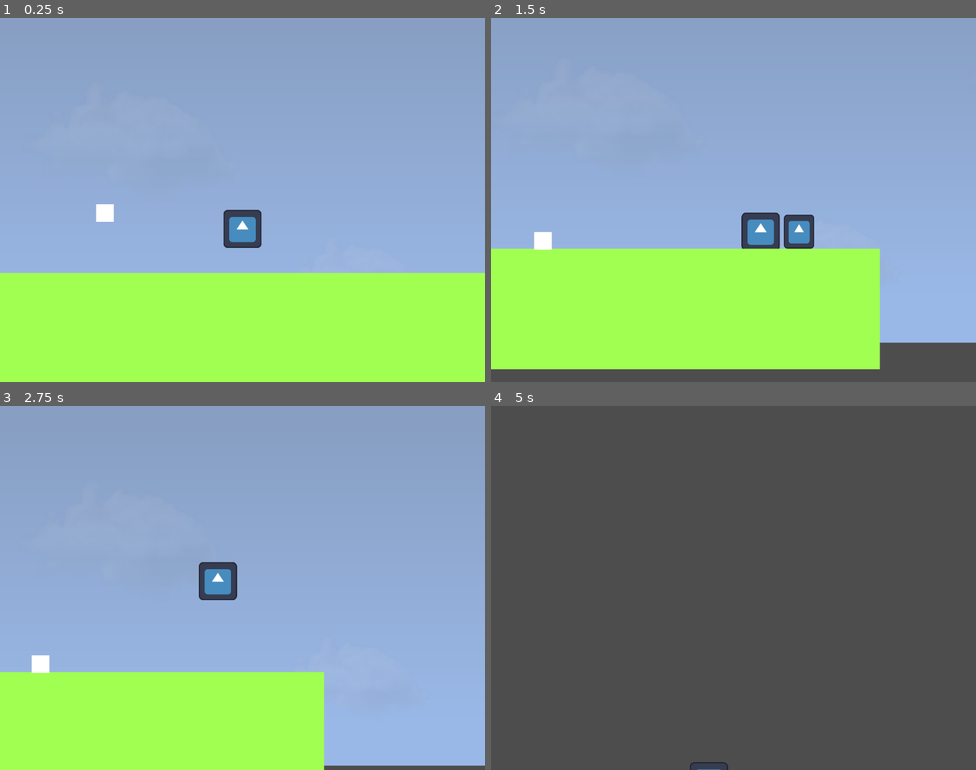
Above: before the commit, frames 1-4 (two rows, left to right).
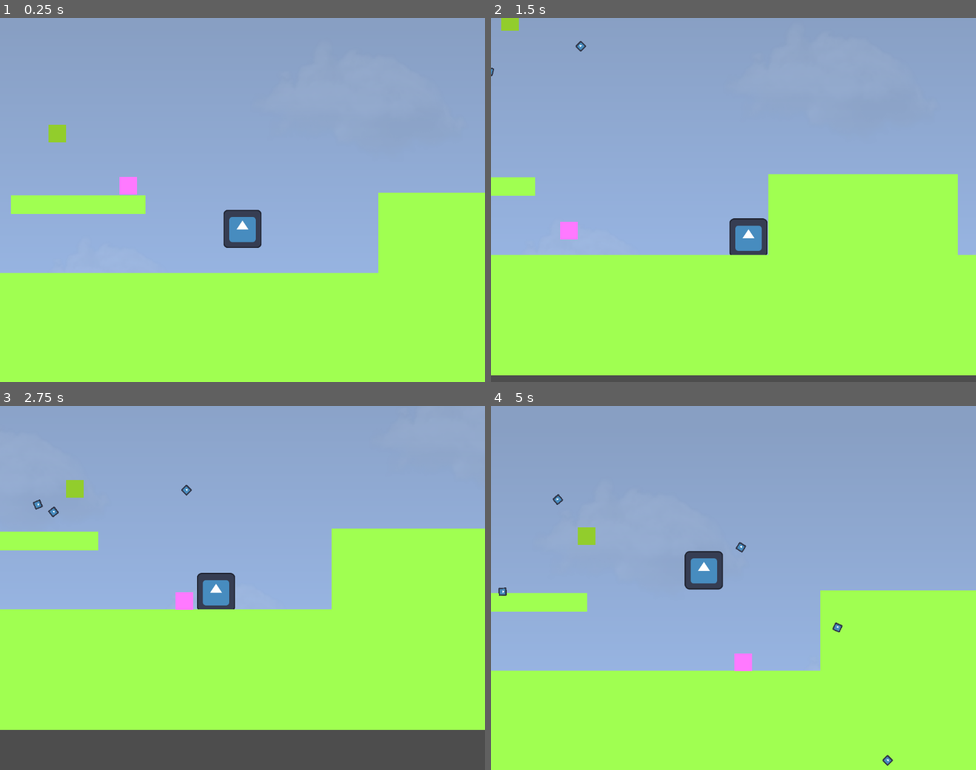
Above: after the commit, the same moments.

Repository: ManikomTMNT/DaysToGetEven
Game: Godot game, scene res://scene/main.tscn
The game is run twice, just before and just after one commit, with the same random seed, the same clock (stepped at 60 frames per second) and the same inputs. The engine's default icon, where the game draws it, is replaced by a stand-in: a white triangle on a blue panel in a dark square.
Inputs:
- Up to frame 1 (0.25 s): no input
- Up to frame 2 (1.5 s): hold D (right) from 0.53 s (still down); tap K (atk, bound only after the commit) at 0.6 s; tap W (jump, bound only before the commit) at 0.77, 1.07 s; tap J (atk, bound only before the commit) at 0.8, 1.35 s
- Up to frame 3 (2.75 s): tap W (jump, bound only before the commit) at 1.52, 1.82, 2.3 s; tap L (dash, bound only after the commit) at 1.55, 2.1 s; release D (right) at 2.03 s; hold A (left) from 2.03 s (still down)
- Up to frame 4 (5 s): release A (left) at 2.78 s; hold D (right) 2.78-4.28 s; tap W (jump, bound only before the commit) at 2.85, 3.02, 3.32, 3.77, 4.07, 4.52, 4.82 s; tap K (atk, bound only after the commit) at 3.05, 3.6 s; tap J (atk, bound only before the commit) at 3.8, 4.35 s; hold A (left) from 4.28 s (still down); tap L (dash, bound only after the commit) at 4.55 s

The runs differ from the first frame. In frame 1, 6.7% of the frame differs, in the area x 2-100%, y 29-71%; in frame 2, 19%; in frame 3, 43%; in frame 4, 100%, in the area x 0-100%, y 0-100%.

Commit message:
hp

Diff:
--- a/project.godot
+++ b/project.godot
@@ -12,7 +12,7 @@
 
 config/name="AwesomeGame"
 run/main_scene="uid://cq73yeuchj7wj"
-config/features=PackedStringArray("4.6", "Forward Plus")
+config/features=PackedStringArray("4.7", "Forward Plus")
 config/icon="res://icon.svg"
 
 [display]
@@ -29,7 +29,7 @@
 
 jump={
 "deadzone": 0.2,
-"events": [Object(InputEventKey,"resource_local_to_scene":fa …(140 unchanged characters)… d":false,"keycode":0,"physical_keycode":87,"key_label":0,"unicode":119,"location":0,"echo":false,"script":null)
+"events": [Object(InputEventKey,"resource_local_to_scene":fa …(140 unchanged characters)… d":false,"keycode":0,"physical_keycode":74,"key_label":0,"unicode":106,"location":0,"echo":false,"script":null)
 ]
 }
 left={
@@ -44,27 +44,22 @@
 }
 atk={
 "deadzone": 0.2,
-"events": [Object(InputEventKey,"resource_local_to_scene":fa …(141 unchanged characters)… ":false,"keycode":0,"physical_keycode":74,"key_label":0,"unicode":106,"location":0,"echo":false,"script":null)
+"events": [Object(InputEventKey,"resource_local_to_scene":fa …(141 unchanged characters)… ":false,"keycode":0,"physical_keycode":75,"key_label":0,"unicode":107,"location":0,"echo":false,"script":null)
 ]
 }
-left2={
-"deadzone": 0.2,
-"events": [Object(InputEventKey,"resource_local_to_scene":false,"resource_name":"","device":-1,"window_id":0,"alt_pressed":false,"shift_pressed":false,"ctrl_pressed":false,"meta_pressed":false,"pressed":false,"keycode":0,"physical_keycode":80,"key_label":0,"unicode":112,"location":0,"echo":false,"script":null)
-]
-}
-right2={
+dash={
 "deadzone": 0.2,
 "events": [Object(InputEventKey,"resource_local_to_scene":false,"resource_name":"","device":-1,"window_id":0,"alt_press …(192 unchanged characters)…
 ]
 }
-jump2={
+up={
 "deadzone": 0.2,
-"events": [Object(InputEventKey,"resource_local_to_scene":fa …(140 unchanged characters)… d":false,"keycode":0,"physical_keycode":73,"key_label":0,"unicode":105,"location":0,"echo":false,"script":null)
+"events": [Object(InputEventKey,"resource_local_to_scene":fa …(140 unchanged characters)… d":false,"keycode":0,"physical_keycode":87,"key_label":0,"unicode":119,"location":0,"echo":false,"script":null)
 ]
 }
-atk2={
+down={
 "deadzone": 0.2,
-"events": [Object(InputEventKey,"resource_local_to_scene":fa …(140 unchanged characters)… d":false,"keycode":0,"physical_keycode":39,"key_label":0,"unicode":39,"location":0,"echo":false,"script":null)
+"events": [Object(InputEventKey,"resource_local_to_scene":fa …(140 unchanged characters)… d":false,"keycode":0,"physical_keycode":83,"key_label":0,"unicode":115,"location":0,"echo":false,"script":null)
 ]
 }
 
--- /dev/null
+++ b/scene/EnemyBullet.tscn
@@ -0,0 +1,18 @@
+[gd_scene format=3 uid="uid://37vv1fbt7v3r"]
+
+[ext_resource type="Script" uid="uid://28wihac63wc" path="res://scripts/Bullet.gd" id="1_3gxro"]
+[ext_resource type="Texture2D" uid="uid://d35ceffx4g8le" path="res://icon.svg" id="1_r5o57"]
+
+[sub_resource type="RectangleShape2D" id="RectangleShape2D_qdfsg"]
+size = Vector2(4, 4)
+
+[node name="EnemyBullet" type="Area2D" unique_id=201678228]
+script = ExtResource("1_3gxro")
+
+[node name="CollisionShape2D" type="CollisionShape2D" parent="." unique_id=300474611]
+scale = Vector2(5.0459733, 5.0459733)
+shape = SubResource("RectangleShape2D_qdfsg")
+
+[node name="Icon" type="Sprite2D" parent="." unique_id=1923291146]
+scale = Vector2(0.14336218, 0.14336218)
+texture = ExtResource("1_r5o57")
--- /dev/null
+++ b/scene/Fire Enemy.tscn
@@ -0,0 +1,25 @@
+[gd_scene format=3 uid="uid://upsvndihhqsd"]
+
+[ext_resource type="Script" uid="uid://y3cq2llwa1lr" path="res://scripts/FireEnemy.gd" id="1_4bmqe"]
+
+[sub_resource type="RectangleShape2D" id="RectangleShape2D_x2ouf"]
+size = Vector2(43.5, 45.5)
+
+[node name="Fire Enemy" type="CharacterBody2D" unique_id=1787358943 groups=["Enemy"]]
+script = ExtResource("1_4bmqe")
+
+[node name="CollisionShape2D" type="CollisionShape2D" parent="." unique_id=601886129]
+shape = SubResource("RectangleShape2D_x2ouf")
+
+[node name="ColorRect" type="ColorRect" parent="." unique_id=1762632485]
+offset_left = -20.0
+offset_top = -20.0
+offset_right = 20.0
+offset_bottom = 20.0
+color = Color(0.5729091, 0.8018054, 0.17116767, 1)
+
+[node name="ShootTimer" type="Timer" parent="." unique_id=1335450118]
+wait_time = 0.5
+autostart = true
+
+[connection signal="timeout" from="ShootTimer" to="." method="_on_shoot_timer_timeout"]
--- a/scene/Punchenem.tscn
+++ b/scene/Punchenem.tscn
@@ -1,7 +1,7 @@
 [gd_scene format=3 uid="uid://8v0ijq2346iv"]
 
-[ext_resource type="Script" uid="uid://j4b0s3b6dyi4" path="res://scripts/iamhit.gd" id="1_65w2a"]
-[ext_resource type="Script" uid="uid://26uhv8cvnawu" path="res://scripts/attackmeele.gd" id="2_kmx34"]
+[ext_resource type="Script" uid="uid://j4b0s3b6dyi4" path="res://scripts/Enemy.gd" id="1_65w2a"]
+[ext_resource type="Script" uid="uid://26uhv8cvnawu" path="res://scripts/EnemyAtkHit.gd" id="2_kmx34"]
 
 [sub_resource type="RectangleShape2D" id="RectangleShape2D_x2ouf"]
 size = Vector2(41, 45)
--- /dev/null
+++ b/scene/Shock Enemy.tscn
@@ -0,0 +1,45 @@
+[gd_scene format=3 uid="uid://d2vn6ji64nbwe"]
+
+[ext_resource type="Script" uid="uid://c7x7x8xm5vbk0" path="res://scripts/ShockEnemy.gd" id="1_y4vu4"]
+[ext_resource type="Texture2D" uid="uid://d35ceffx4g8le" path="res://icon.svg" id="2_jevan"]
+[ext_resource type="Script" uid="uid://26uhv8cvnawu" path="res://scripts/EnemyAtkHit.gd" id="2_y4vu4"]
+
+[sub_resource type="RectangleShape2D" id="RectangleShape2D_x2ouf"]
+size = Vector2(43.5, 45.5)
+
+[node name="Shock Enemy" type="CharacterBody2D" unique_id=1787358943 groups=["Enemy"]]
+script = ExtResource("1_y4vu4")
+
+[node name="CollisionShape2D" type="CollisionShape2D" parent="." unique_id=601886129]
+shape = SubResource("RectangleShape2D_x2ouf")
+
+[node name="ColorRect" type="ColorRect" parent="." unique_id=1762632485]
+offset_left = -20.0
+offset_top = -20.0
+offset_right = 20.0
+offset_bottom = 20.0
+color = Color(1, 0.4745098, 1, 1)
+
+[node name="AtkArea" type="Area2D" parent="." unique_id=988670838]
+position = Vector2(3.8146973e-06, -1.1920929e-07)
+scale = Vector2(3.998626, 3.636487)
+script = ExtResource("2_y4vu4")
+atkrate = 17
+
+[node name="F" type="CollisionShape2D" parent="AtkArea" unique_id=395228510]
+shape = SubResource("RectangleShape2D_x2ouf")
+
+[node name="ShockTimer" type="Timer" parent="." unique_id=823260845]
+wait_time = 2.0
+autostart = true
+
+[node name="ShockVisTimer" type="Timer" parent="." unique_id=1057038149]
+wait_time = 0.5
+
+[node name="ShockSprite" type="Sprite2D" parent="." unique_id=558504162]
+position = Vector2(2.2737368e-13, -1.9999998)
+scale = Vector2(1.3424084, 1.2593709)
+texture = ExtResource("2_jevan")
+
+[connection signal="timeout" from="ShockTimer" to="." method="_on_shock_timer_timeout"]
+[connection signal="timeout" from="ShockVisTimer" to="." method="_on_shock_vis_timer_timeout"]
--- /dev/null
+++ b/scene/Sword Enemy.tscn
@@ -0,0 +1,28 @@
+[gd_scene format=3 uid="uid://bi52s623cn10q"]
+
+[ext_resource type="Script" uid="uid://j4b0s3b6dyi4" path="res://scripts/Enemy.gd" id="1_5m5o1"]
+[ext_resource type="Script" uid="uid://26uhv8cvnawu" path="res://scripts/EnemyAtkHit.gd" id="2_beljo"]
+
+[sub_resource type="RectangleShape2D" id="RectangleShape2D_x2ouf"]
+size = Vector2(43.5, 45.5)
+
+[node name="Sworder" type="CharacterBody2D" unique_id=1787358943 groups=["Enemy"]]
+script = ExtResource("1_5m5o1")
+
+[node name="CollisionShape2D" type="CollisionShape2D" parent="." unique_id=601886129]
+shape = SubResource("RectangleShape2D_x2ouf")
+
+[node name="ColorRect" type="ColorRect" parent="." unique_id=1762632485]
+offset_left = -20.0
+offset_top = -20.0
+offset_right = 20.0
+offset_bottom = 20.0
+color = Color(1, 0.4745098, 1, 1)
+
+[node name="AtkArea" type="Area2D" parent="." unique_id=988670838]
+position = Vector2(58, -2)
+script = ExtResource("2_beljo")
+atkrate = 17
+
+[node name="F" type="CollisionShape2D" parent="AtkArea" unique_id=395228510]
+shape = SubResource("RectangleShape2D_x2ouf")
--- a/scene/Swordenem.tscn
+++ /dev/null
@@ -1,46 +0,0 @@
-[gd_scene format=3 uid="uid://bi52s623cn10q"]
-
-[ext_resource type="Script" uid="uid://j4b0s3b6dyi4" path="res://scripts/iamhit.gd" id="1_5m5o1"]
-[ext_resource type="Script" uid="uid://26uhv8cvnawu" path="res://scripts/attackmeele.gd" id="2_beljo"]
-
-[sub_resource type="RectangleShape2D" id="RectangleShape2D_x2ouf"]
-size = Vector2(41, 45)
-
-[node name="Sworder" type="CharacterBody2D" unique_id=1787358943 groups=["Enemy"]]
-script = ExtResource("1_5m5o1")
-isjmp = true
-
-[node name="CollisionShape2D" type="CollisionShape2D" parent="." unique_id=601886129]
-position = Vector2(4.5, 0.5)
-shape = SubResource("RectangleShape2D_x2ouf")
-
-[node name="ColorRect" type="ColorRect" parent="." unique_id=1762632485]
-offset_left = -18.0
-offset_top = -19.0
-offset_right = 22.0
-offset_bottom = 21.0
-color = Color(1, 0.4745098, 1, 1)
-
-[node name="Area2D" type="Area2D" parent="." unique_id=15620208]
-
-[node name="CollisionShape2D2" type="CollisionShape2D" parent="Area2D" unique_id=576573970]
-position = Vector2(4.5, 0.5)
-shape = SubResource("RectangleShape2D_x2ouf")
-
-[node name="Area2D2" type="Area2D" parent="." unique_id=988670838]
-position = Vector2(-2, -2)
-script = ExtResource("2_beljo")
-atkrate = 17
-
-[node name="F" type="CollisionShape2D" parent="Area2D2" unique_id=395228510]
-position = Vector2(55, 1)
-shape = SubResource("RectangleShape2D_x2ouf")
-
-[node name="Area2D3" type="Area2D" parent="." unique_id=1165676366]
-position = Vector2(-100, 0)
-script = ExtResource("2_beljo")
-atkrate = 18
-
-[node name="F2" type="CollisionShape2D" parent="Area2D3" unique_id=162680758]
-position = Vector2(55, 1)
-shape = SubResource("RectangleShape2D_x2ouf")
--- a/scene/main.tscn
+++ b/scene/main.tscn
@@ -2,7 +2,8 @@
 
 [ext_resource type="Texture2D" uid="uid://xkpquiyw7fu8" path="res://sprites/ta.png" id="1_brvut"]
 [ext_resource type="PackedScene" uid="uid://byjybywmvd8xd" path="res://scene/player.tscn" id="1_itxqv"]
-[ext_resource type="PackedScene" uid="uid://8v0ijq2346iv" path="res://scene/Punchenem.tscn" id="2_v0l8b"]
+[ext_resource type="PackedScene" uid="uid://upsvndihhqsd" path="res://scene/Fire Enemy.tscn" id="3_wp4xf"]
+[ext_resource type="PackedScene" uid="uid://d2vn6ji64nbwe" path="res://scene/Shock Enemy.tscn" id="4_brvut"]
 
 [sub_resource type="RectangleShape2D" id="RectangleShape2D_v0l8b"]
 size = Vector2(3645, 278)
@@ -20,7 +21,7 @@
 texture = ExtResource("1_brvut")
 
 [node name="Player" parent="." unique_id=929837633 instance=ExtResource("1_itxqv")]
-position = Vector2(570, 441)
+position = Vector2(-720, 441)
 
 [node name="StaticBody2D" type="StaticBody2D" parent="." unique_id=556491267]
 position = Vector2(537, 783)
@@ -36,5 +37,39 @@
 offset_bottom = 131.0
 color = Color(0.62711686, 0.99999994, 0.31844836, 1)
 
-[node name="Puncher" parent="." unique_id=1787358943 instance=ExtResource("2_v0l8b")]
-position = Vector2(231, 475)
+[node name="StaticBody2D" type="StaticBody2D" parent="StaticBody2D" unique_id=1109849370]
+position = Vector2(-590, -168.99991)
+scale = Vector2(0.11835462, -1.1863481)
+
+[node name="CollisionShape2D" type="CollisionShape2D" parent="StaticBody2D/StaticBody2D" unique_id=1786636527]
+position = Vector2(-1219.5, 1)
+shape = SubResource("RectangleShape2D_v0l8b")
+
+[node name="ColorRect" type="ColorRect" parent="StaticBody2D/StaticBody2D" unique_id=2112089127]
+offset_left = -3030.0
+offset_top = -142.0
+offset_right = 605.0
+offset_bottom = 131.0
+color = Color(0.62711686, 0.99999994, 0.31844836, 1)
+
+[node name="StaticBody2D" type="StaticBody2D" parent="StaticBody2D/StaticBody2D" unique_id=229445098]
+position = Vector2(-7925.334, 107.0513)
+scale = Vector2(0.70781314, -0.12954465)
+
+[node name="CollisionShape2D" type="CollisionShape2D" parent="StaticBody2D/StaticBody2D/StaticBody2D" unique_id=876051429]
+position = Vector2(-1219.5, 1)
+shape = SubResource("RectangleShape2D_v0l8b")
+
+[node name="ColorRect" type="ColorRect" parent="StaticBody2D/StaticBody2D/StaticBody2D" unique_id=135390437]
+offset_left = -3030.0
+offset_top = -142.0
+offset_right = 605.0
+offset_bottom = 131.0
+color = Color(0.62711686, 0.99999994, 0.31844836, 1)
+
+[node name="Fire Enemy" parent="." unique_id=1787358943 instance=ExtResource("3_wp4xf")]
+position = Vector2(-1169, 238)
+motion_mode = 1
+
+[node name="Shock Enemy" parent="." unique_id=1912082123 instance=ExtResource("4_brvut")]
+position = Vector2(-1004, 423)
--- a/scene/player.tscn
+++ b/scene/player.tscn
@@ -41,4 +41,9 @@
 [node name="Camera2D" type="Camera2D" parent="." unique_id=476533839]
 position_smoothing_enabled = true
 
+[node name="DashTimer" type="Timer" parent="." unique_id=203384387]
+wait_time = 0.2
+one_shot = true
+
 [connection signal="timeout" from="AtkCollisionBox/Timer" to="AtkCollisionBox" method="_on_timer_timeout"]
+[connection signal="timeout" from="DashTimer" to="." method="_on_dash_timer_timeout"]
--- /dev/null
+++ b/scripts/Bullet.gd
@@ -0,0 +1,13 @@
+extends Area2D
+
+@export var speed: float = 300.0
+var direction: Vector2 = Vector2.ZERO
+
+func _physics_process(delta: float) -> void:
+	if direction != Vector2.ZERO:
+		position += direction * speed * delta
+
+func _on_body_entered(body: Node2D) -> void:
+	if body.is_in_group("Player"):
+		print("hey")
+	queue_free()
--- /dev/null
+++ b/scripts/Enemy.gd
@@ -0,0 +1,44 @@
+extends CharacterBody2D
+
+
+const SPEED = 300.0
+const JUMP_VELOCITY = -400.0
+const ENEMSPD = 100
+
+var hp = 100;
+var gothit = false;
+@export var isjmp = false;
+
+func ow():
+	gothit = true;
+
+func _physics_process(delta: float) -> void:
+	var dir = 0
+	# Add the gravity.
+	if not is_on_floor():
+		velocity += get_gravity() * delta
+
+	if hp < 1:
+		queue_free()
+
+	var player = get_tree().get_first_node_in_group("Player")
+
+	if player:
+		dir = position.direction_to(player.global_position)
+		velocity.x = dir.x * ENEMSPD
+
+	if velocity.x > 0:
+		$AtkArea.position.x = 58;
+	elif velocity.x < 0:
+		$AtkArea.position.x = -58;
+
+	if gothit:
+		hp -= 10
+		gothit = false
+		velocity.x -= 1000*sign(dir.x)
+
+
+	if isjmp and is_on_floor():
+		velocity.y = -100
+
+	move_and_slide()
--- a/scripts/attackmeele.gd
+++ b/scripts/EnemyAtkHit.gd
@@ -4,6 +4,7 @@
 
 @export var ismele = true
 @export var atkrate = 15
+var can_dmg = true;
 # Called when the node enters the scene tree for the first time.
 func _ready() -> void:
 	pass # Replace with function body.
@@ -11,11 +12,12 @@
 
 # Called every frame. 'delta' is the elapsed time since the previous frame.
 func _process(delta: float) -> void:
-	var over = get_overlapping_bodies()
-	if ismele:
-		dt += 1;
-	if (dt > atkrate):
-		for body in over:
-			if body.is_in_group("Player"):
-				body.ow(sign($"..".velocity.x))
-		dt = 0
+	if can_dmg:
+		var over = get_overlapping_bodies()
+		if ismele:
+			dt += 1;
+		if (dt > atkrate):
+			for body in over:
+				if body.is_in_group("Player"):
+					body.ow(sign($"..".velocity.x))
+			dt = 0
--- /dev/null
+++ b/scripts/FireEnemy.gd
@@ -0,0 +1,47 @@
+extends CharacterBody2D
+
+
+const SPEED = 200;
+
+var hp = 100;
+var gothit = false;
+var direction = Vector2(0, 0);
+var d = 0;
+
+func ow():
+	gothit = true;
+
+func _ready():
+	$ShootTimer.start()
+
+@export var bullet_scene: PackedScene = preload("res://scene/EnemyBullet.tscn");
+@onready var shoot_timer = $ShootTimer;
+
+func _physics_process(delta: float) -> void:
+	velocity = direction * SPEED;
+
+	direction.x = sin(d) * 2;
+	direction.y = cos(d) * 2;
+
+	d += 0.05;
+
+	if hp < 1:
+		queue_free()
+
+	var player = get_tree().get_first_node_in_group("Player")
+
+	if gothit:
+		hp -= 10
+		gothit = false
+
+	move_and_slide()
+
+
+
+func _on_shoot_timer_timeout() -> void:
+	var bullet = bullet_scene.instantiate()
+	bullet.global_position = global_position;
+	bullet.direction = Vector2.RIGHT.rotated(randf() * TAU)
+	bullet.rotation = bullet.direction.angle();
+
+	get_tree().current_scene.add_child(bullet)
--- a/scripts/iamhit.gd
+++ b/scripts/ShockEnemy.gd
@@ -9,12 +9,18 @@
 var gothit = false;
 @export var isjmp = false;
 
+var t = 200;
+
 func ow():
 	gothit = true;
 
+func _ready() -> void:
+	$ShockSprite.visible = false;
+	$AtkArea.can_dmg = false;
+
 func _physics_process(delta: float) -> void:
 	var dir = 0
-	# Add the gravity.
+
 	if not is_on_floor():
 		velocity += get_gravity() * delta
 
@@ -27,6 +33,11 @@
 		dir = position.direction_to(player.global_position)
 		velocity.x = dir.x * ENEMSPD
 
+	if velocity.x > 0:
+		$AtkArea.position.x = 58;
+	elif velocity.x < 0:
+		$AtkArea.position.x = -58;
+
 	if gothit:
 		hp -= 10
 		gothit = false
@@ -37,3 +48,14 @@
 		velocity.y = -100
 
 	move_and_slide()
+
+
+func _on_shock_timer_timeout() -> void:
+	$ShockSprite.visible = true;
+	$AtkArea.can_dmg = true;
+	$ShockVisTimer.start()
+
+
+func _on_shock_vis_timer_timeout() -> void:
+	$ShockSprite.visible = false;
+	$AtkArea.can_dmg = false;
--- a/scripts/player.gd
+++ b/scripts/player.gd
@@ -3,8 +3,9 @@
 @export var left_action = "left";
 @export var right_action = "right";
 @export var up_action = "up";
+@export var down_action = "down";
 @export var jump_action = "jump";
-
+@onready var dash_timer = $DashTimer
 const SPEED = 40.0
 const JUMP_VELOCITY = -1100.0
 const MAXSPD = 300
@@ -19,8 +20,16 @@
 	hp = hp - 30
 	dhit = di
 
+const DASH_SPEED = 900.0
+var dash_direction = Vector2.ZERO
+var is_dashing = false;
+var can_dash = true;
+func _physics_process(delta: float) -> void:
+	if is_dashing:
+		velocity = dash_direction * DASH_SPEED
+		move_and_slide()
+		return
 
-func _physics_process(delta: float) -> void:
 	if hp < 1:
 		queue_free()
 
@@ -32,22 +41,55 @@
 	if Input.is_action_just_pressed(jump_action) and is_on_floor():
 		velocity.y = JUMP_VELOCITY
 
-	# Get the input direction and handle the movement/deceleration.
-	# As good practice, you should replace UI actions with custom gameplay actions.
 	var direction := Input.get_axis(left_action, right_action);
+
 	if direction:
 		velocity.x = clamp(velocity.x, -MAXSPD, MAXSPD)
 		velocity.x += direction*SPEED
 
-		if direction < 0:
-			$AtkCollisionBox.position.x = -87
-		elif direction > 0:
-			$AtkCollisionBox.position.x = 87
 	else:
 		velocity.x = move_toward(velocity.x, 0, SPEED)
+
+	if Input.is_action_pressed(left_action):
+		$AtkCollisionBox.position.x = -87
+	elif Input.is_action_pressed(right_action):
+		$AtkCollisionBox.position.x = 87
+	else:
+		$AtkCollisionBox.position.x = 0
+
+	if Input.is_action_pressed(up_action):
+		$AtkCollisionBox.position.y = -87;
+	else:
+		$AtkCollisionBox.position.y = 0;
+
+	if Input.is_action_just_pressed("dash") and can_dash:
+		is_dashing = true
+		can_dash = false
+
+		var input_dir = Vector2.ZERO
+
+		input_dir.x = Input.get_axis(left_action, right_action)
+		input_dir.y = Input.get_axis(up_action, down_action)
+
+		if input_dir == Vector2.ZERO:
+			input_dir.x = sign($AtkCollisionBox.position.x)
+
+		dash_direction = input_dir.normalized()
+		velocity = dash_direction * DASH_SPEED
+
+		dash_timer.start()
+
+	if !is_dashing and is_on_floor() and !can_dash:
+		can_dash = true;
 
 	if ghit:
 		ghit = false
 		velocity.x = dhit*600
 
 	move_and_slide()
+
+
+func _on_dash_timer_timeout() -> void:
+	is_dashing = false
+	if is_on_floor():
+		can_dash = true
Not shown, added: scripts/Bullet.gd.uid
Renamed: scripts/iamhit.gd.uid -> scripts/Enemy.gd.uid
Renamed: scripts/attackmeele.gd.uid -> scripts/EnemyAtkHit.gd.uid
Not shown, added: scripts/FireEnemy.gd.uid
Not shown, added: scripts/ShockEnemy.gd.uid
